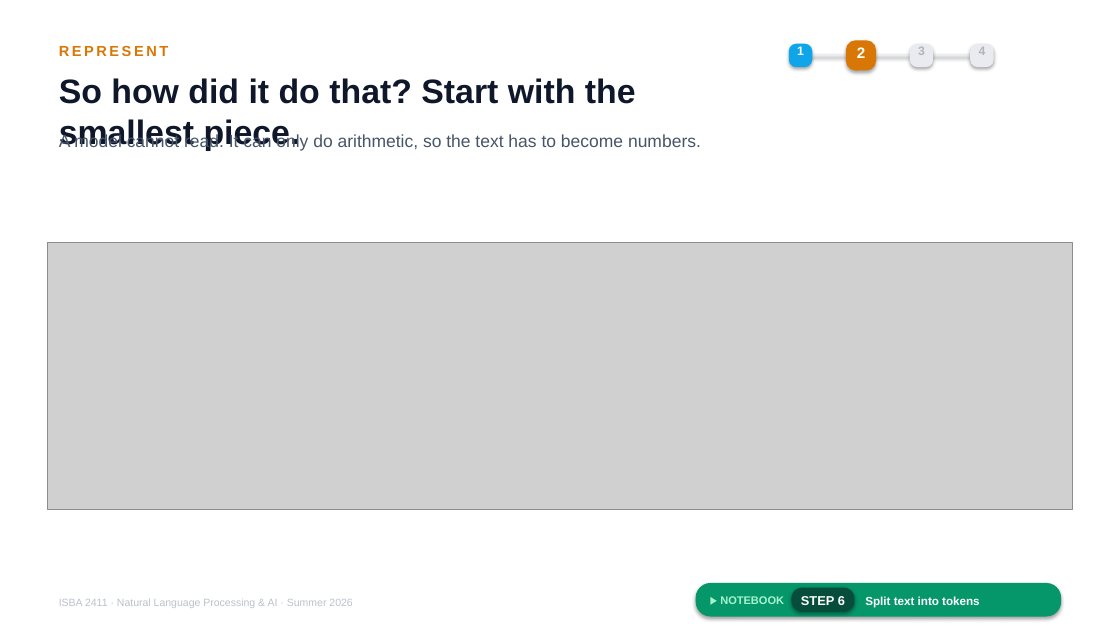
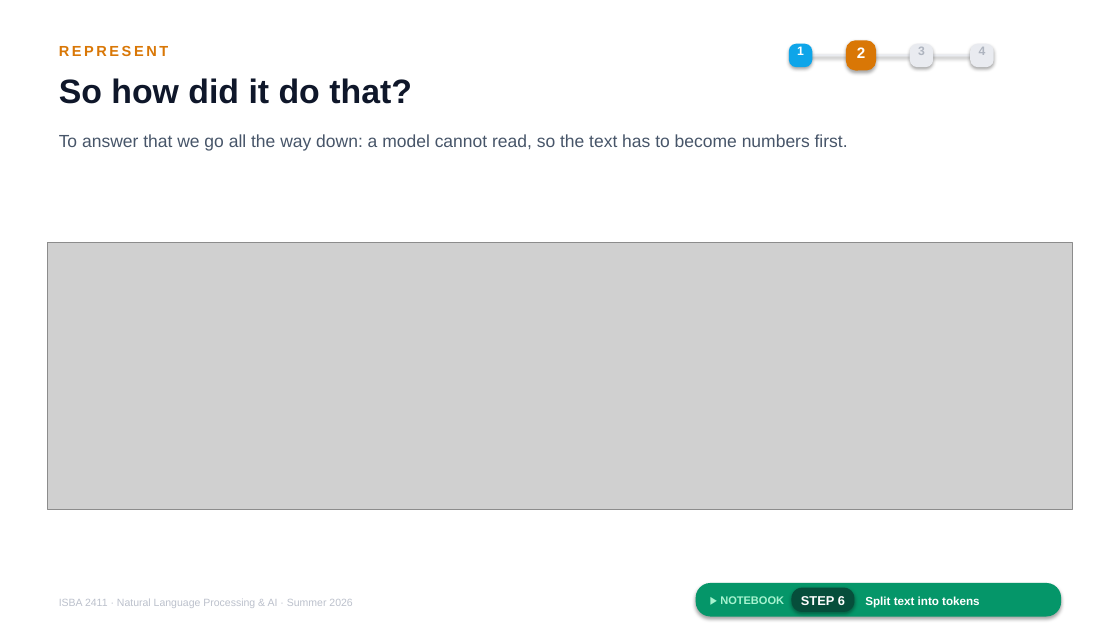
Before and after one commit to JulesMalin/isba2411-nlp, a slide deck: slide 8 of Week 7/L13_Support_Copilot.pptx. Drawn at 1120x630 pixels with LibreOffice and Linux fonts; fonts in the diff are those of the drawing; grey boxes stand for pictures. Boxes give left, top, right and bottom in pixels: in the first picture for what was removed or moved away, otherwise in the second. Text is boxed around its words. In the diff, an @@ line names an element or a change of style, - is before the commit and + after.

```diff
--- a/Week 7/L13_Support_Copilot.pptx
+++ b/Week 7/L13_Support_Copilot.pptx
@@ text at [59,78,412,104]: text changed @@
-So how did it do that? Start with the smallest piece.
+So how did it do that?
@@ text at [59,134,848,151]: text changed @@
-A model cannot read. It can only do arithmetic, so the text has to become numbers.
+To answer that we go all the way down: a model cannot read, so the text has to become numbers first.
```
Also in this commit, not shown: 7 other slides changed.
